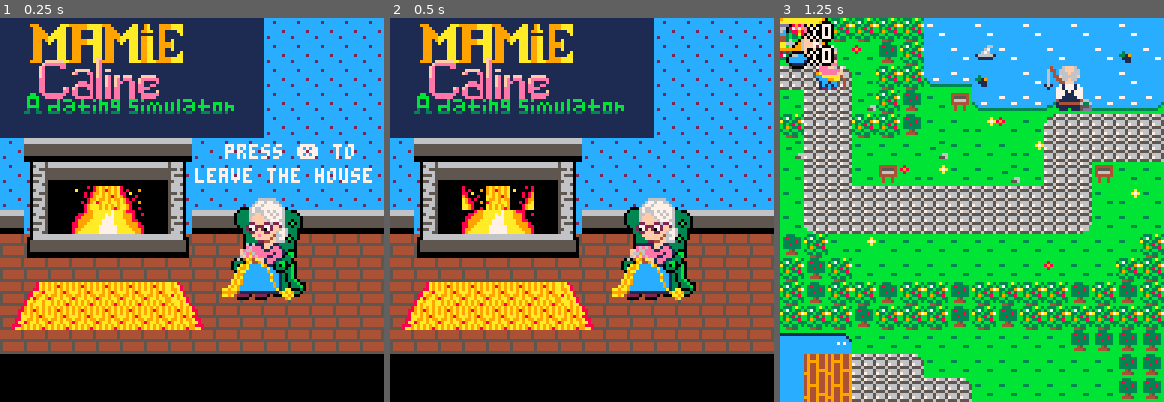
Above: before the commit, frames 1-3 (left to right).
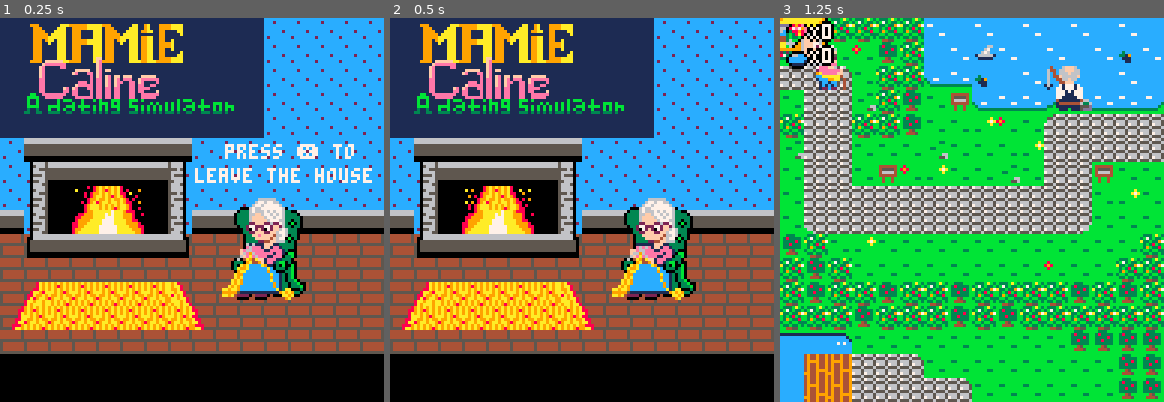
Above: after the commit, the same moments.

Repository: AndreaBacquele/projet-collectif---pico8-mamiecalineteam
Game: PICO-8 cartridge mamiecaline.p8
The game is run twice, just before and just after one commit, with the same random seed, the same clock (stepped at 60 frames per second) and the same inputs.
Inputs:
- Up to frame 1 (0.25 s): no input
- Up to frame 2 (0.5 s): no input
- Up to frame 3 (1.25 s): tap X (X key) at 1.07 s

Frame 1 is identical in both runs. In frame 2, 0.6% of the frame differs, in the area x 18-38%, y 43-50%; in frame 3, nothing differs.

Commit message:
mamieFinalfinal

Diff:
--- a/mamiecaline.p8
+++ b/mamiecaline.p8
@@ -575,14 +575,14 @@
 00ee2eee2222feffffffef22eeee2ee000ee2eee2222fefeeeefff22eeee2ee0777d111166650ffffffff007777d1177777d111166650ff44444f007777d1177
 ee2eee2ee2222feeffeef2222eeeee2eee2eee2ee2222feffffef2222eeeee2e777d11111d665555555556777dd11177777d11111d665555555556777dd11177
 eeee2eeeee2e2fffeeff22e2eee2ee2eeeee2eeeee2e2ffeeeef22e2eee2ee2e777d11111dd6666555666777dd111177777d11111dd6666555666777dd111177
-c1131313131313c11313c1b213c1333332c3c3f0f0f0c213a213c2f0f0f0c2c1cccccccccccccccccccccccc0000000000000000111111111111111140898e04
-0000000000000000000000000000000000000000000000000000000000000000ccc2ccccccc2ccccccc2cccc00000000000000001177717171777111087e79e0
-c2131313131313c11313c1131313c1c1c1f0f0f0f0f0c2131313c2f0f1f0c1c1cccccccccccccccccccccccc00000000000000001117117171711111038898e0
-0000000000000000000000000000000000000000000000000000000000000000cccccccccccccccccccccccc000000000000000011171177717711113b38a804
-c1c1c2c1131313c21313c1131313131313f0f0d0f0f0c2c2c2c2c2f0f0f0c1c1cccccc2c77cccc666ccccc2c000000000000000011171171717111113b33b044
-0000000000000000000000000000000000000000000000000000000000000000ccccccc766fff66776cccccc0000000000000000111711717177711136bb0444
-c1131313c11313c11313c1131313131313f3f0f0f0f0d3d3d3d3d3f0e1f0c2c1c2cccc766ffff676776ccccc0000000000000000111111111111111166604444
-0000000000000000000000000000000000000000000000000000000000000000cccccc76fffff677676ccccc00000000000000007777717111717771b6044444
+c1131313131313c11313c1b213c1333332c3c3f0f0f0c213a213c2f0f0f0c2c1cccccccccccccccccccccccc0000000880000000111111111111111140898e04
+0000000000000000000000000000000000000000000000000000000000000000ccc2ccccccc2ccccccc2cccc0a090008800a00a01177717171777111087e79e0
+c2131313131313c11313c1131313c1c1c1f0f0f0f0f0c2131313c2f0f1f0c1c1cccccccccccccccccccccccc00000089880090001117117171711111038898e0
+0000000000000000000000000000000000000000000000000000000000000000cccccccccccccccccccccccc009080899800000011171177717711113b38a804
+c1c1c2c1131313c21313c1131313131313f0f0d0f0f0c2c2c2c2c2f0f0f0c1c1cccccc2c77cccc666ccccc2c00000899a980809011171171717111113b33b044
+0000000000000000000000000000000000000000000000000000000000000000ccccccc766fff66776cccccc0a09089aa9880000111711717177711136bb0444
+c1131313c11313c11313c1131313131313f3f0f0f0f0d3d3d3d3d3f0e1f0c2c1c2cccc766ffff676776ccccc008089aaaa980800111111111111111166604444
+0000000000000000000000000000000000000000000000000000000000000000cccccc76fffff677676ccccc008089aaaa9880007777717111717771b6044444
 c1131313c2131313131313131313c1131313f3f0f0f0f1f0f0f0f0f0f0f0c1c1cccccc66ffffff667676cccc0000000000000000711171711171711744444444
 0000000000000000000000000000000000000000000000000000000000000000ccc2ccc00fff00f00766cccc0000000000000000711111771171711744000044
 c2131313c1131313131313131313c113131313f3f0f0f0f0f0e0f0f0f0f0c1c1cccccc077000770ff076cccc000000000000000077711177717171174066cc04
@@ -780,7 +780,7 @@
 1c23231c1c2c31312122312723232323232323232323232323232631312c1c1ce6e6e6e6e6e6e6e6e6e6e6c7c7c7c7c7e6e6e6e6e6e6e6e6e6e6e6c7c7c7c7c7000000000000000000000037373737000000000000000000000000373737370000000000000000000000003737373700e6e6e6e6e6e6e6e6e6e6e6c7c7c7c7c7
 3223233131313231313121232323232323232323232323232323232231311c2cc7fafafafafafafac7c7c7c7c7c7c7c7c7fafafafafafafac7c7c7c7c7c7c7c70000404142430000000048494a4b00000000444546470000000048494a4b0000000040414243000000004c4d4e4f0000c7fafafafafafafac7c788898ac7c7c7
 3123233120222131313231232320313131313131313131313123233131311c1cc7e9fafafafafaeac7c7c7c7c7c7c7c7c7e9fafafafafaeac7c7c7c7c7c7c7c70000505152530000000058595a5b00000000545556570000000058595a5b0000000050515253000000005c5d5e5f0000c7e9fafafafafaeac7c798999ac7c7c7
-3123232323232323232323232331213131312231313121313123233121312c1cc7e937e8dadb37eac7c7cacbc7c7c7c7c7e937dbdae837eac7c7cacbc7c7c7c70000606162630000000068696a6b00000000646566670000000068696a6b0000000060616263000000006c6d6e6f0000c7e937e8dadb37eac7c7a8a9aac7c7c7
+3123232323232323232323232331213131312231313121313123233121312c1cc7e937e8dadb37eac7c7cacbc7c7c7c7c7e9378bda8c37eac7c7cacbc7c7c7c70000606162630000000068696a6b00000000646566670000000068696a6b0000000060616263000000006c6d6e6f0000c7e937e8dadb37eac7c7a8a9aac7c7c7
 3133232323232323232323233631313131313131313131313123232c31311c1cfae937ebe7dc37eafacccdcecffafafafae937ebe7dc37eafacccdcecffafafa0000707172730000000078797a7b00000000747576770000000078797a7b0000000070717273000000007c7d7e7f0000fae937ebe7dc37eafaccb8b9bafafafa
 2c1c312131313131313131313131311c2c3131312c3e3d3d3d3c3c3d3d3d3d3dd7f9fafafafafafbd7d7dddedfd7d7d7d7f9fafafafafafbd7d71ddedfd7d7d7003737373700000000000000000000000037373737000000000000000000000000373737370000000000000000000000d7f9fafafafafafbd7d7dddedfd7d7d7
 1c2c1c31313131313131312231311c1c313121313e0f0c0c0c3c3c0c0c0c0c0cd7d7d7d7d7d7d7d7d7ecedeeefd7d7d7d7d7d7d7d7d7d7d7d7ecedeeefd7d7d7003737373700000000000000000000000037373737000000000000000000000000373737370000000000000000000000d7d7d7d7d7d7d7d7d7ecedeeefd7d7d7
